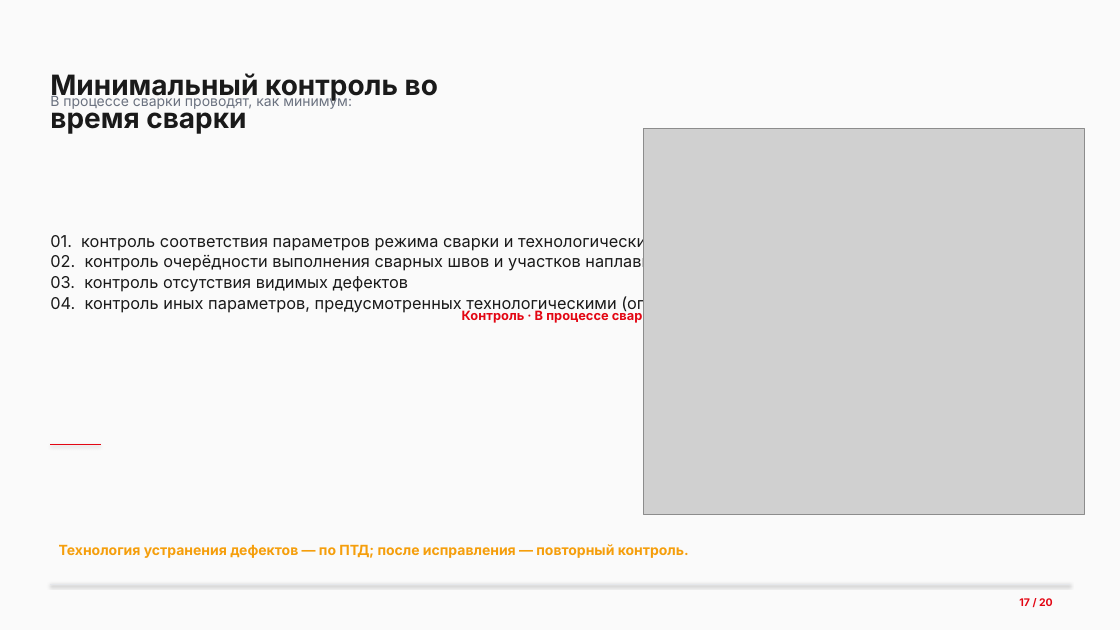
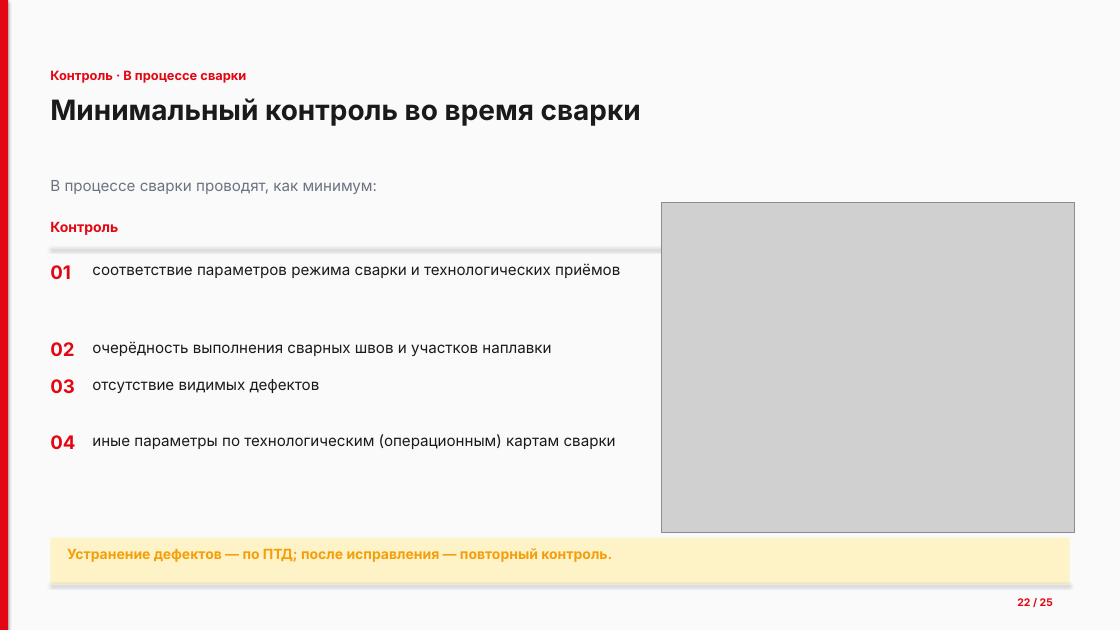
Before and after one commit to lysakalenushka-hash/-, a slide deck: slide 22 of Презентация_Сварочные_работы.pptx (slide 17 before the commit). Drawn at 1120x630 pixels with LibreOffice and Linux fonts; fonts in the diff are those of the drawing; grey boxes stand for pictures. Boxes give left, top, right and bottom in pixels: in the first picture for what was removed or moved away, otherwise in the second. Text is boxed around its words. In the diff, an @@ line names an element or a change of style, - is before the commit and + after.

```diff
--- a/Презентация_Сварочные_работы.pptx
+++ b/Презентация_Сварочные_работы.pptx
@@ rectangle added at (0,0,1120,630), fill #FAFAFA @@
@@ rectangle added at (0,0,8,630), fill #E30613 @@
@@ text "Контроль · В процессе сварки": place and size @@
-text "Контроль · В процессе сварки" at (0,0,1120,630)
+text "Контроль · В процессе сварки" at (50,69,246,84)
@@ text "Контроль · В процессе сварки" at (50,69,246,84): alignment centre to left; vertical alignment middle to top; fill #FAFAFA to none @@
@@ text "Минимальный контроль во время сварки" rewrapped from (50,73,438,134) to (50,98,641,126) @@
@@ text "В процессе сварки проводят, как ...": place and size @@
-text "В процессе сварки проводят, как ..." at (50,94,352,109)
+text "В процессе сварки проводят, как ..." at (50,180,377,194)
@@ text "В процессе сварки проводят, как ..." at (50,180,377,194): size 12 to 13 pt @@
@@ picture: place and size @@
-picture at (644,129,1085,514)
+picture at (661,202,1075,534)
@@ text removed at (50,233,764,324) @@
-01. контроль соответствия параметров режима сварки и технологических приёмов выполнения сварного соединения
-02. контроль очерёдности выполнения сварных швов и участков наплавки
-03. контроль отсутствия видимых дефектов
-04. контроль иных параметров, предусмотренных технологическими (операционными) картами сварки
@@ text added at (50,221,118,235), 12 pt, text #E30613, bold @@
+Контроль
@@ line added from (50, 248) to (1070, 248), #E5E7EB 0.5 pt @@
@@ text added at (50,265,71,279), 16 pt, text #E30613, bold @@
+01
@@ text added at (92,263,620,278), 13 pt, text #1A1A1A @@
+соответствие параметров режима сварки и технологических приёмов
@@ text added at (50,342,74,356), 16 pt, text #E30613, bold @@
+02
@@ text added at (92,341,551,356), 13 pt, text #1A1A1A @@
+очерёдность выполнения сварных швов и участков наплавки
@@ text added at (50,379,75,393), 16 pt, text #E30613, bold @@
+03
@@ text added at (92,379,320,393), 13 pt, text #1A1A1A @@
+отсутствие видимых дефектов
@@ line removed from (50, 444) to (101, 444) @@
@@ text added at (50,435,75,449), 16 pt, text #E30613, bold @@
+04
@@ text added at (92,434,616,449), 13 pt, text #1A1A1A @@
+иные параметры по технологическим (операционным) картам сварки
@@ rectangle added at (50,538,1070,584), fill #FEF3C7 @@
@@ text at (67,548,612,562): text changed @@
-Технология устранения дефектов — по ПТД; после исправления — повторный контроль.
+Устранение дефектов — по ПТД; после исправления — повторный контроль.
@@ text at (1017,598,1053,606): text changed @@
-17 / 20
+22 / 25
```
Also in this commit, not shown: 19 other slides changed, 5 slides added, 1 other file.
